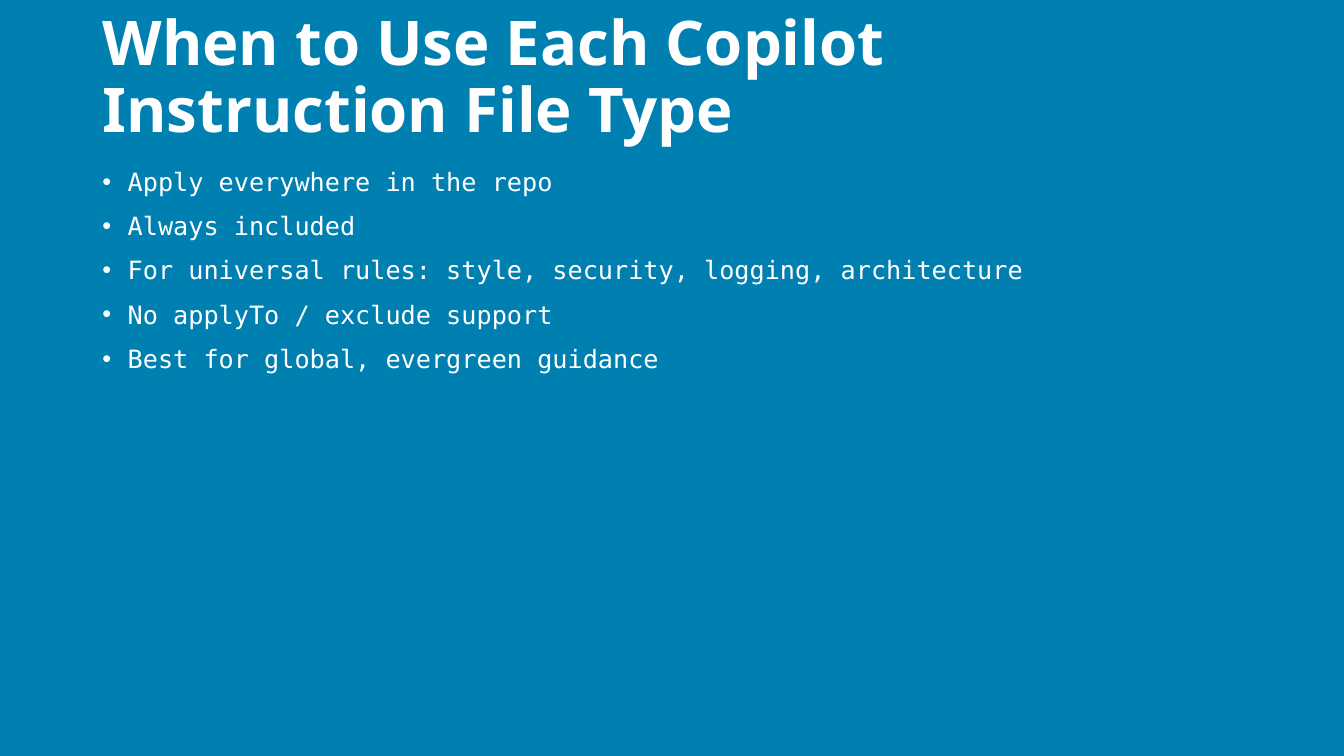
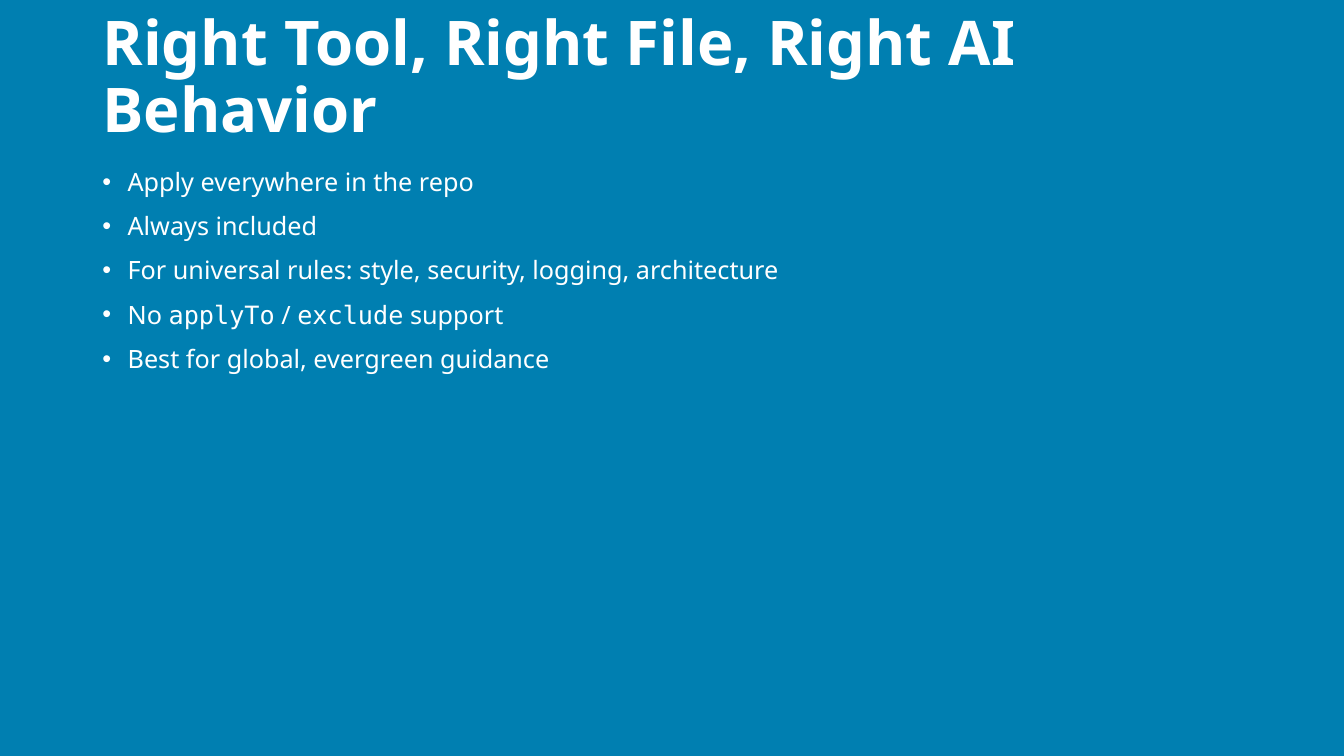
Before and after one commit to j0hnnymiller/AI-Assisted-Software-Development, a slide deck: slide 124 of slides/output/aiasd-311-monday-draft.pptx (slide 131 before the commit). Drawn at 1344x756 pixels with LibreOffice and Linux fonts; fonts in the diff are those of the drawing; background and template pictures are left out. Boxes give left, top, right and bottom in pixels: in the first picture for what was removed or moved away, otherwise in the second. Text is boxed around its words. In the diff, an @@ line names an element or a change of style, - is before the commit and + after.

```diff
--- a/slides/output/aiasd-311-monday-draft.pptx
+++ b/slides/output/aiasd-311-monday-draft.pptx
@@ title at [102, 18, 1015, 133]: text changed @@
-When to Use Each Copilot Instruction File Type
+Right Tool, Right File, Right AI Behavior
@@ text "Apply everywhere in the repo" at [128, 172, 778, 374]: font DejaVu Sans Mono to Noto Sans @@
```
Also in this commit, not shown: 87 other slides changed, 6 slides added, 22 slides removed, 10 other files.
